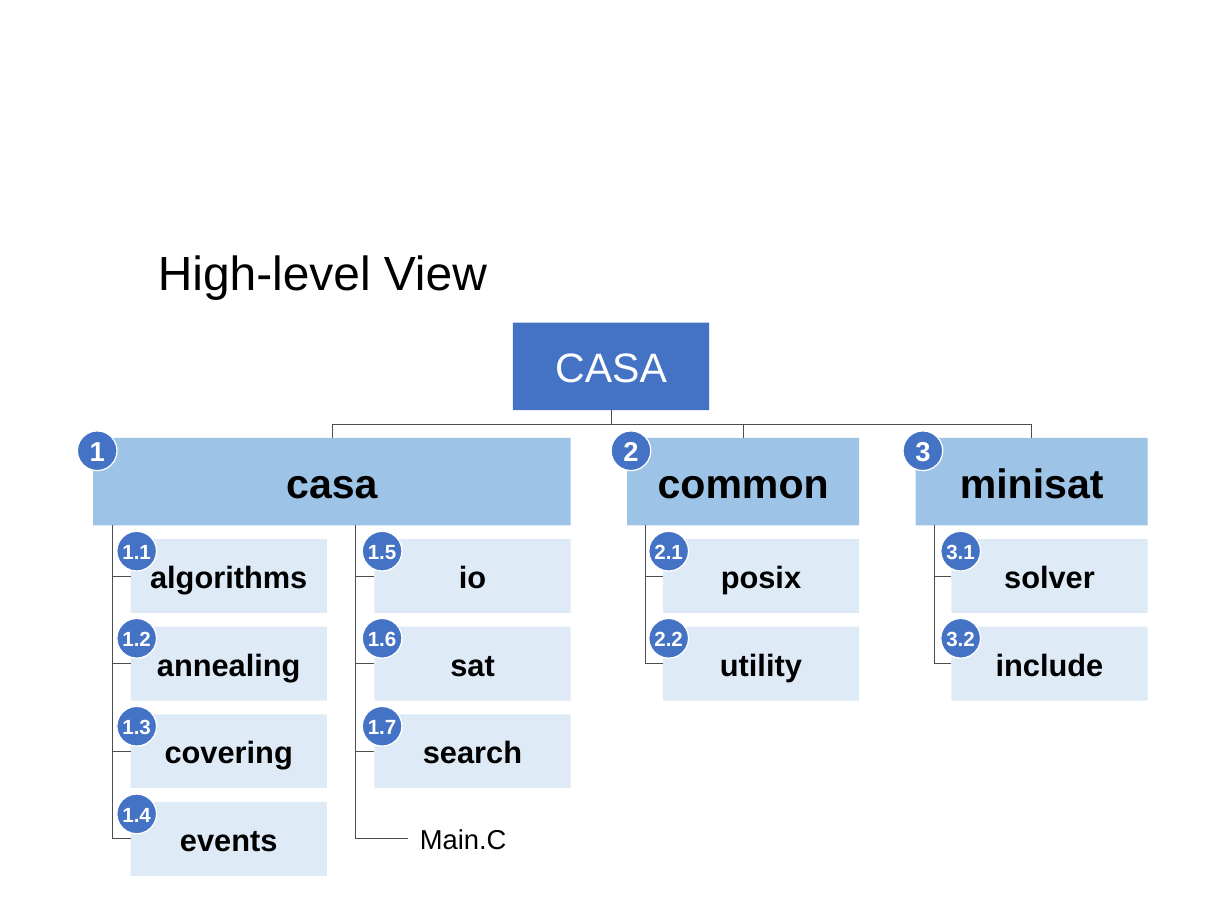
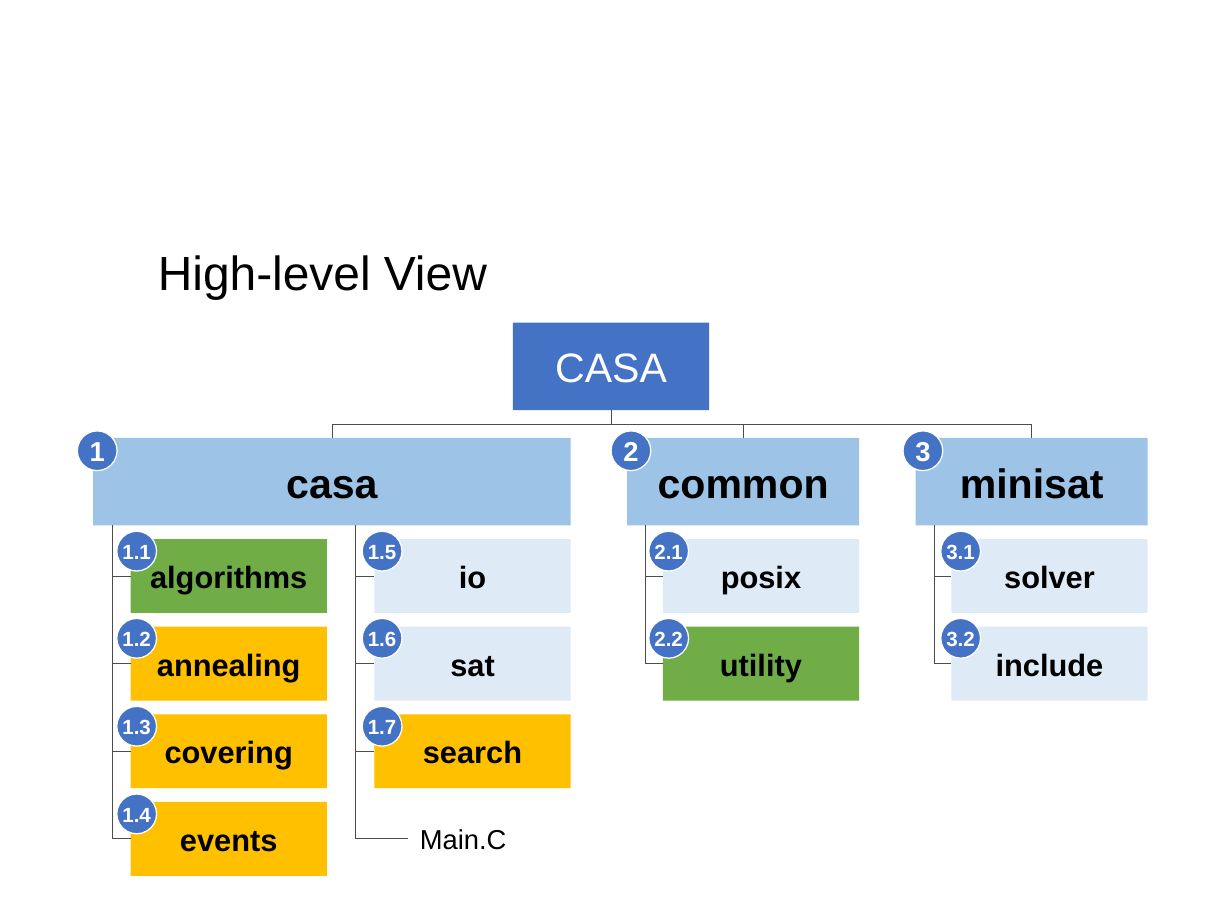
Before and after one commit to Plavit/CASA-refactor, a slide deck: slide 14 of docs/WIP/CASA_May4_v1.pptx (slide 13 before the commit). Drawn at 1232x924 pixels with LibreOffice and Linux fonts; fonts in the diff are those of the drawing; background and template pictures are left out. Boxes give left, top, right and bottom in pixels: in the first picture for what was removed or moved away, otherwise in the second. Text is boxed around its words. In the diff, an @@ line names an element or a change of style, - is before the commit and + after.

```diff
--- a/docs/WIP/CASA_May4_v1.pptx
+++ b/docs/WIP/CASA_May4_v1.pptx
@@ rectangle "algorithms" at (131, 540, 326, 614): fill #DEEBF7 to #70AD47 @@
@@ rectangle "utility" at (663, 627, 859, 701): fill #DEEBF7 to #70AD47 @@
@@ fill #DEEBF7 to #FFC000 in 4 elements at (375, 715, 570, 788), (131, 627, 326, 701), (131, 715, 326, 788), (131, 802, 326, 876) @@
```
Also in this commit, not shown: 1 other slide changed, 1 slide added, 3 other files.
